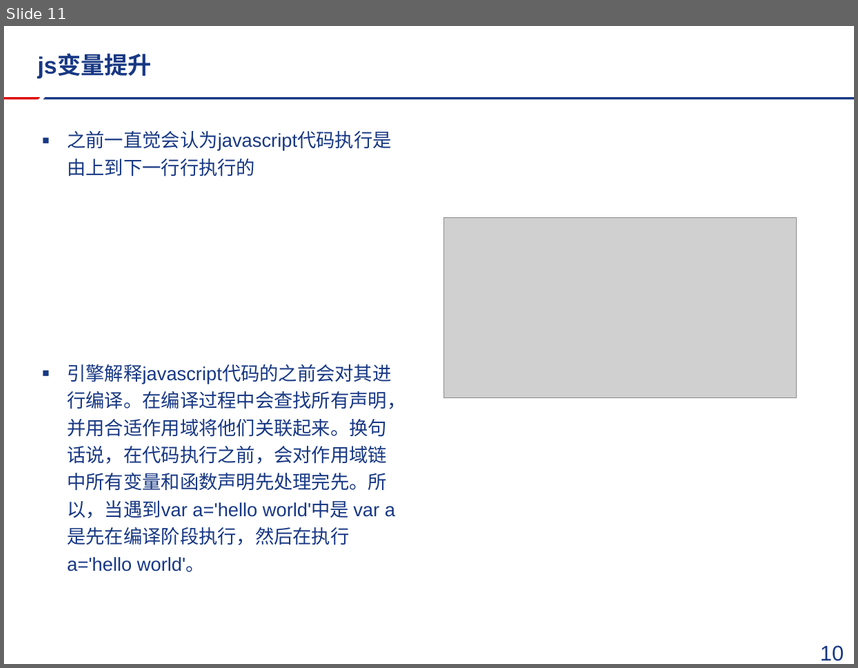
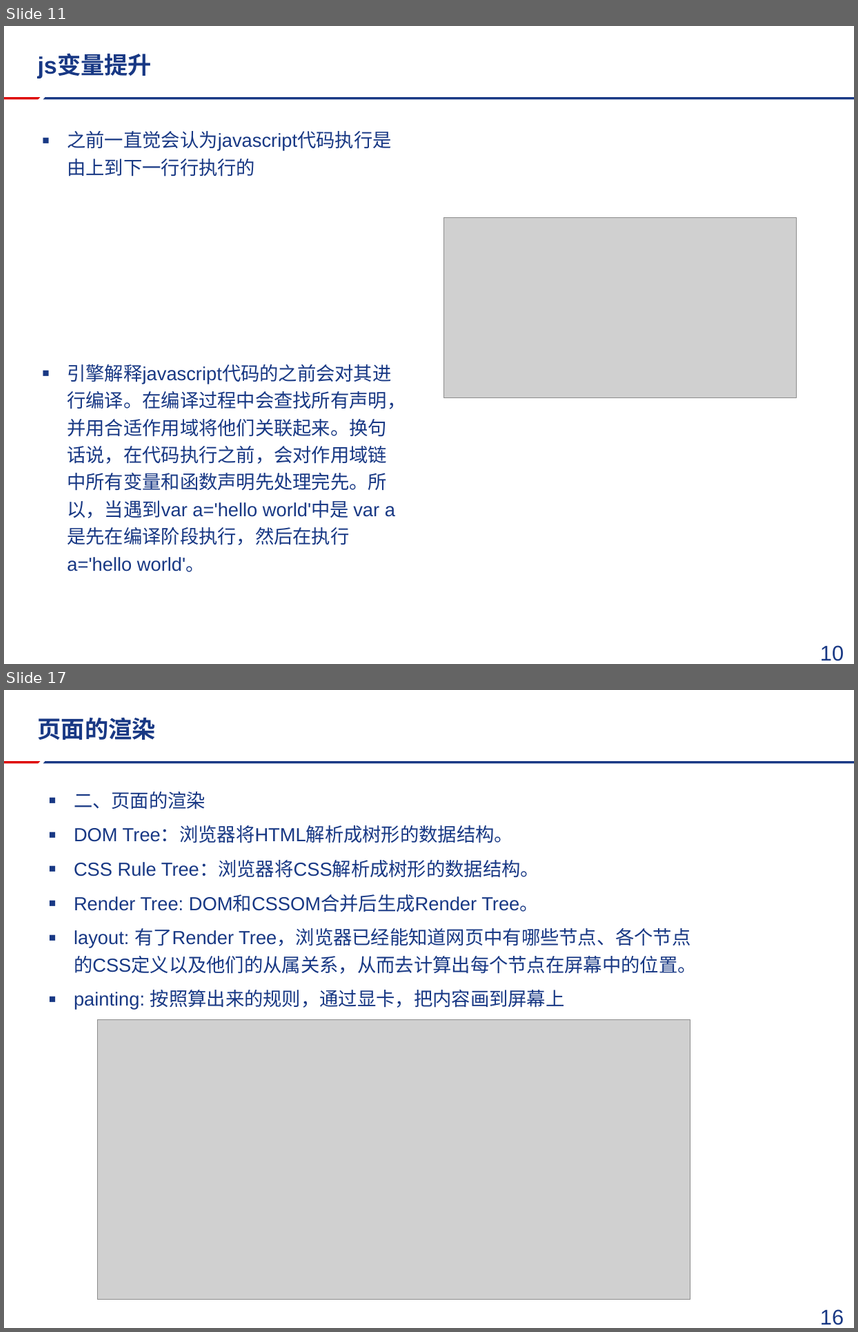
Before and after one commit to FireSmallPanda/swdt, a slide deck: javascript技术分享/mui以及推送分享.pptx. Shown one above the other, each under a label of ours: slide 11 before the commit, slides 11 and 17 after it; the slides between them are not shown. The pictures are 858x668 and 858x1332 pixels, drawn with LibreOffice and Linux fonts; fonts in the diff are those of the drawing; grey boxes stand for pictures; background and template pictures are left out. Boxes give left, top, right and bottom in pixels: in the first picture for what was removed or moved away, otherwise in the second. Text is boxed around its words. In the diff, an @@ line names an element or a change of style, - is before the commit and + after.

```diff
--- a/javascript技术分享/mui以及推送分享.pptx
+++ b/javascript技术分享/mui以及推送分享.pptx
@@ slide 17 added at (x1=4, y1=690, x2=854, y2=1328), background #FFFFFF; not listed: 2 template elements that a slide beside it also shows @@
@@ title added at (x1=38, y1=718, x2=156, y2=740), 20 pt, text #183884, bold @@
+页面的渲染
@@ text added at (x1=74, y1=791, x2=697, y2=1009), 16 pt, text #183884 @@
+▪ 二、页面的渲染
+▪ DOM Tree：浏览器将HTML解析成树形的数据结构。
+▪ CSS Rule Tree：浏览器将CSS解析成树形的数据结构。
+▪ Render Tree: DOM和CSSOM合并后生成Render Tree。
+▪ layout: 有了Render Tree，浏览器已经能知道网页中有哪些节点、各个节点的CSS定义以及他们的从属关系，从而去计算出每个节点在屏幕中的位置。
+▪ painting: 按照算出来的规则，通过显卡，把内容画到屏幕上
@@ picture added at (x1=98, y1=1019, x2=690, y2=1299) @@
@@ page number added at (x1=820, y1=1309, x2=844, y2=1325), 18 pt, text #183884 @@
+16
```
Also in this commit, not shown: 1 slide changed, 10 other slides added, 1 slide removed, 2 other files.
